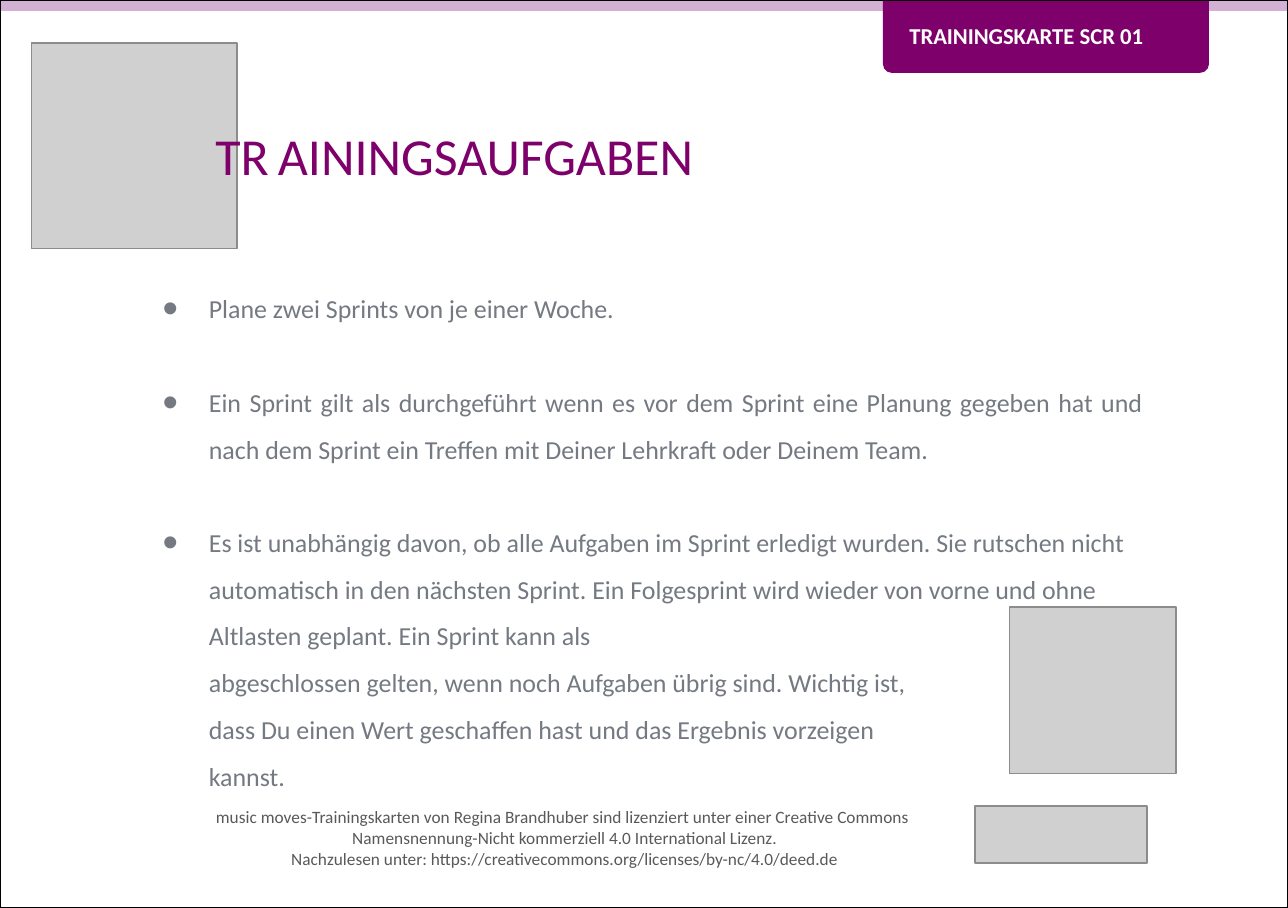
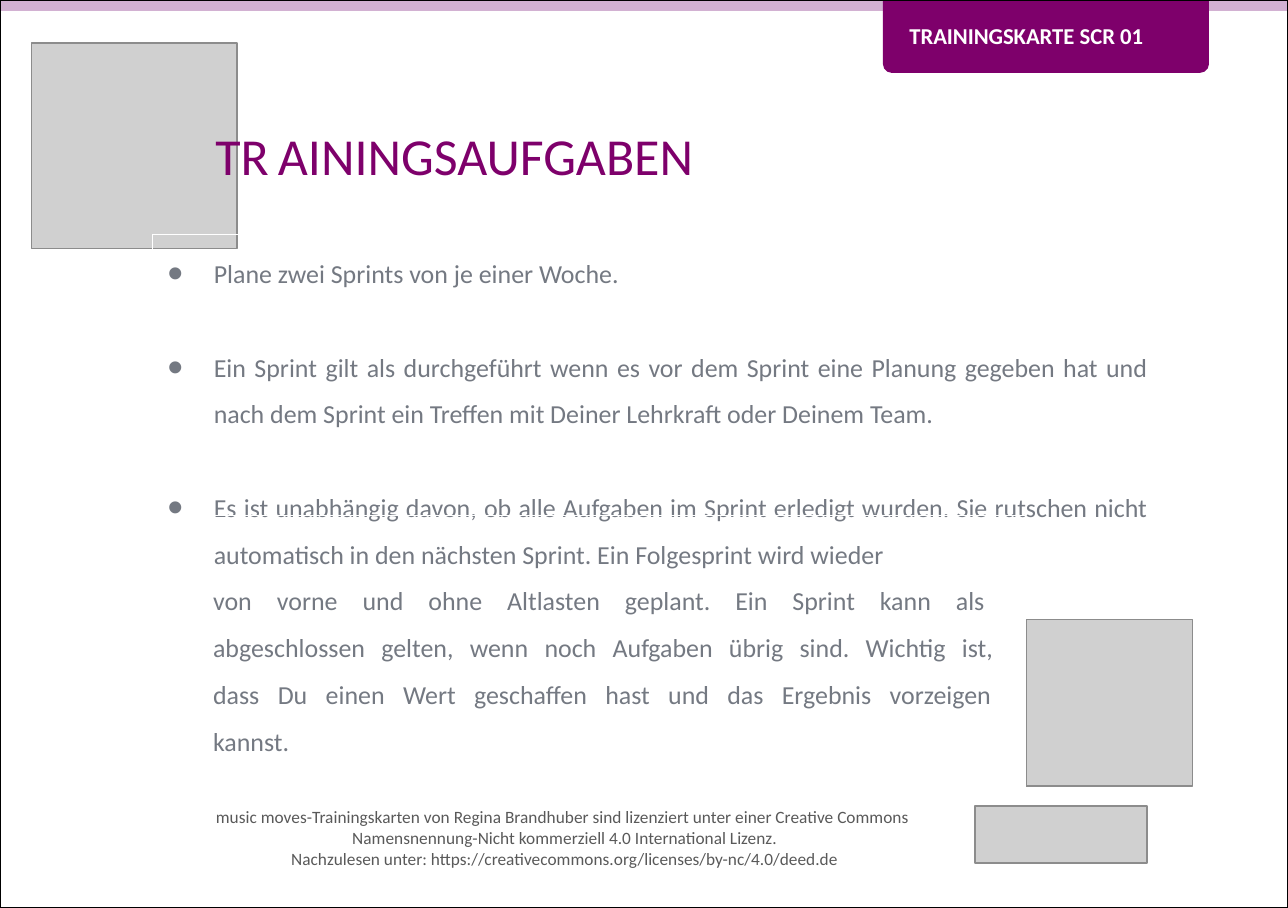
Before and after one commit to Teamtool/training-materials, a slide deck: slide 2 of training-cards/music moves/Scrum (SCR)/ger/apprentice/ger_SCR_01_Dauerlauf_mit_Sprints_MM_A.pptx. Drawn at 1288x908 pixels with LibreOffice and Linux fonts; fonts in the diff are those of the drawing; grey boxes stand for pictures. Boxes give left, top, right and bottom in pixels: in the first picture for what was removed or moved away, otherwise in the second. Text is boxed around its words. In the diff, an @@ line names an element or a change of style, - is before the commit and + after.

Commit message:
SCR 01 Layout angepasst

```diff
--- a/training-cards/music moves/Scrum (SCR)/ger/apprentice/ger_SCR_01_Dauerlauf_mit_Sprints_MM_A.pptx
+++ b/training-cards/music moves/Scrum (SCR)/ger/apprentice/ger_SCR_01_Dauerlauf_mit_Sprints_MM_A.pptx
@@ rectangle "Plane zwei Sprints von je ...": place and size @@
-rectangle "Plane zwei Sprints von je ..." at bbox=[148, 269, 1160, 830]
+rectangle "Plane zwei Sprints von je ..." at bbox=[153, 235, 1165, 607]
@@ text in rectangle at bbox=[214, 499, 1147, 569]: text changed @@
-• Es ist unabhängig davon, ob alle Aufgaben im Sprint erledigt wurden. Sie rutschen nicht automatisch in den nächsten Sprint. Ein Folgesprint wird wieder von vorne und ohne Altlasten geplant. Ein Sprint kann als
-  abgeschlossen gelten, wenn noch Aufgaben übrig sind. Wichtig ist,
-  dass Du einen Wert geschaffen hast und das Ergebnis vorzeigen
-  kannst.
+• Es ist unabhängig davon, ob alle Aufgaben im Sprint erledigt wurden. Sie rutschen nicht automatisch in den nächsten Sprint. Ein Folgesprint wird wieder
@@ rectangle added at bbox=[198, 516, 1026, 793], outline #FFFFFF 0.75 pt, 12 pt, text #747982 @@
+von vorne und ohne Altlasten geplant. Ein Sprint kann als
+abgeschlossen gelten, wenn noch Aufgaben übrig sind. Wichtig ist,
+dass Du einen Wert geschaffen hast und das Ergebnis vorzeigen
+kannst.
@@ picture: place and size @@
-picture at bbox=[1009, 607, 1176, 774]
+picture at bbox=[1026, 620, 1193, 787]
```
